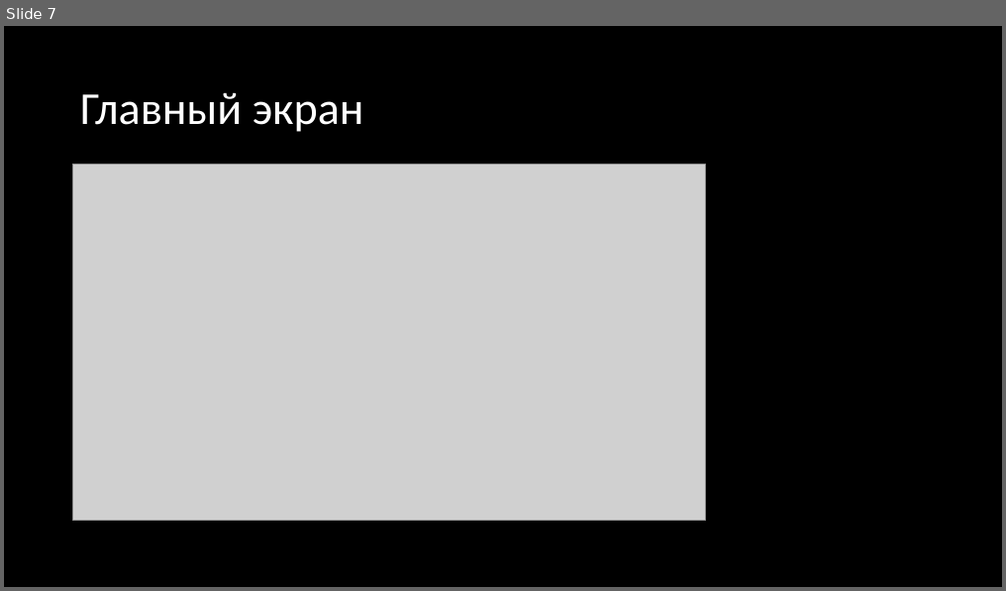
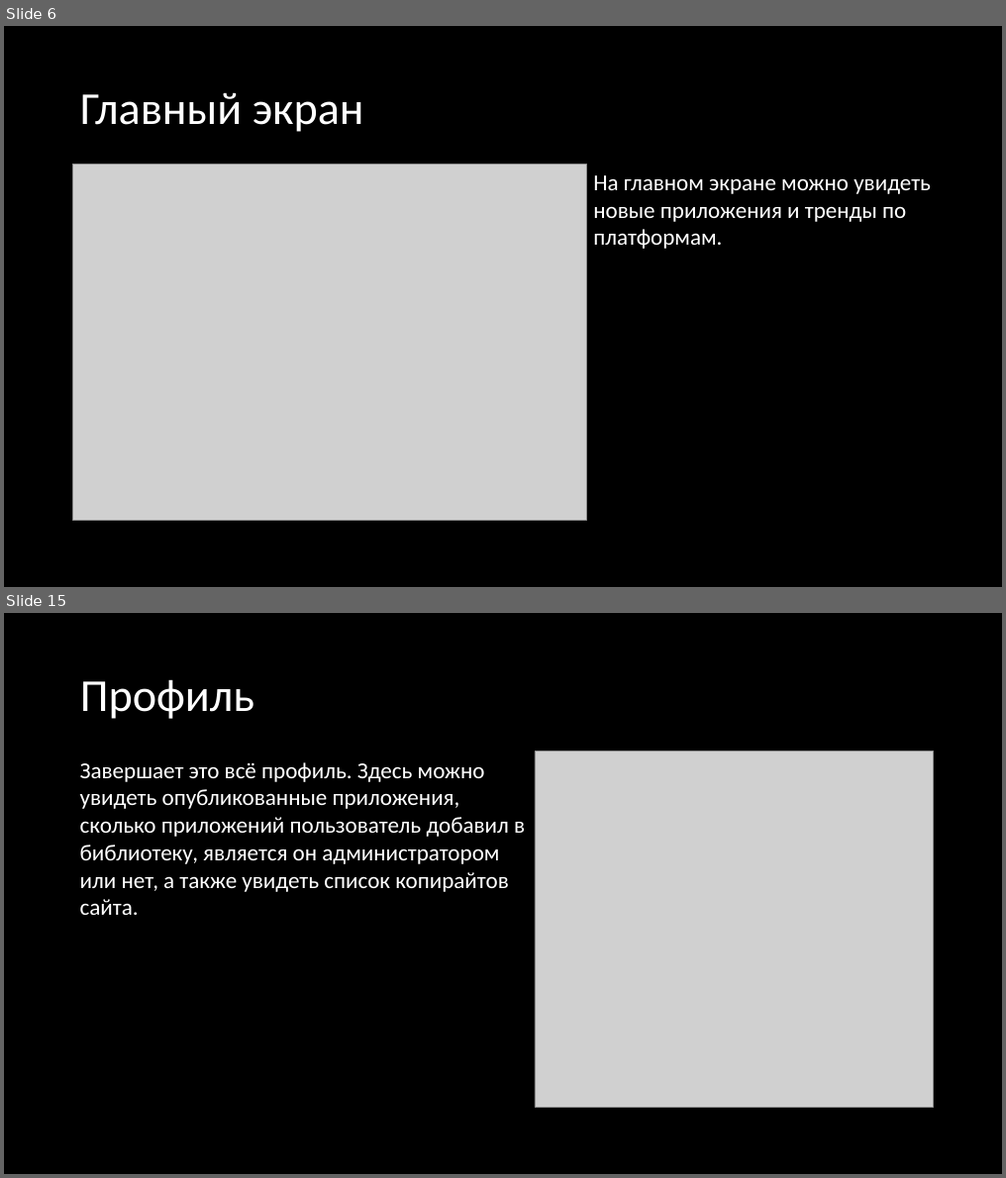
Before and after one commit to ultrasaks/bShop_web, a slide deck: проект.pptx. Shown one above the other, each under a label of ours: slide 7 before the commit, slides 6 and 15 after it; the slides between them are not shown. The pictures are 1006x591 and 1006x1178 pixels, drawn with LibreOffice and Linux fonts; fonts in the diff are those of the drawing; grey boxes stand for pictures. Boxes give left, top, right and bottom in pixels: in the first picture for what was removed or moved away, otherwise in the second. Text is boxed around its words. In the diff, an @@ line names an element or a change of style, - is before the commit and + after.

```diff
--- a/проект.pptx
+++ b/проект.pptx
@@ slide 15 added at <box>4,613,1002,1174</box>, background #000000 @@
@@ title added at <box>80,679,254,719</box>, 44 pt, text #FFFFFF @@
+Профиль
@@ picture added at <box>535,752,934,1108</box> @@
@@ text added at <box>80,762,525,915</box>, 22 pt, text #FFFFFF @@
+Завершает это всё профиль. Здесь можно увидеть опубликованные приложения, сколько приложений пользователь добавил в библиотеку, является он администратором или нет, а также увидеть список копирайтов сайта.
@@ what was slide 7 is now slide 6 @@
@@ slide 6 changed as well @@
@@ picture: place and size @@
-picture at <box>73,165,706,521</box>
+picture at <box>73,165,586,521</box>
@@ text added at <box>593,175,931,249</box>, 22 pt, text #FFFFFF @@
+На главном экране можно увидеть новые приложения и тренды по платформам.
```
Also in this commit, not shown: 5 other slides changed, 11 other slides added, 5 slides removed.
